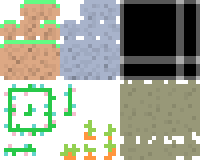
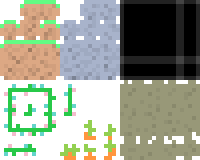
Before/after of a 200 x 160 layered artwork. What changed in the layer stack:
painted on "Base" over [120, 0, 200, 80]
